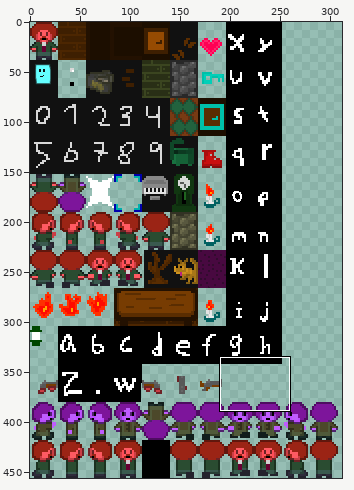
Two states of a sprite sheet, html/sprite.png. The picture above shows the old version from afar; the outline marks the close-up.
Close-up. Old version:
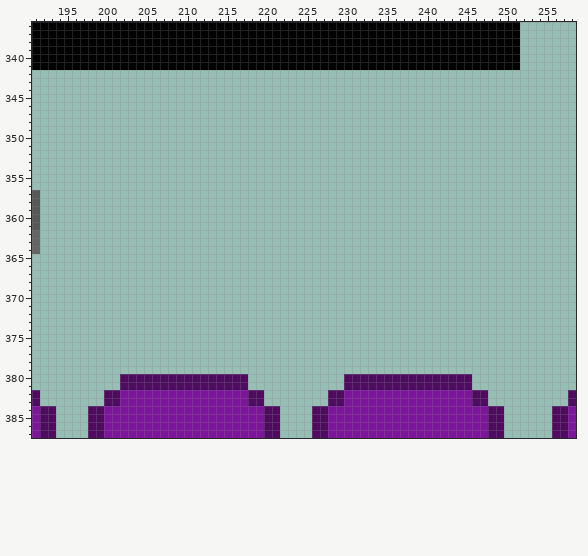
The file is 335x456 pixels. Colours within 5 levels of each other are drawn and written as one. Shown: x 191..258, y 336..387. The wide view leaves out empty margins.
Once edited:
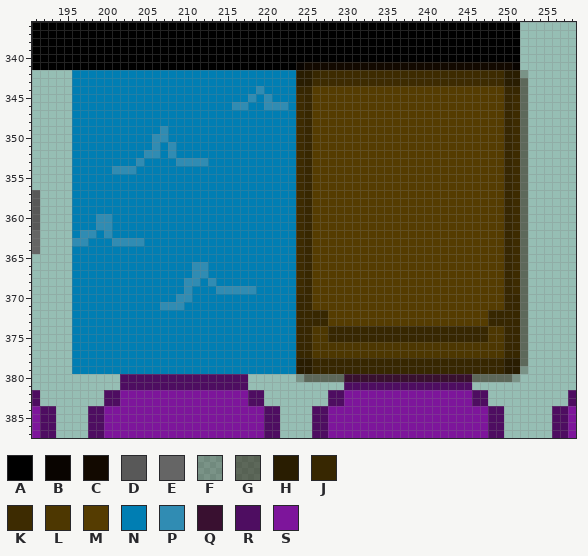
Palette (. is transparent): A #000000  B #090400  C #120900  D #585858  E #656565  F #25130140  G #25130180  H #291d01  J #372701  K #3d2b01  L #4d3701  M #553c01  N #007eb3  P #308cb3  Q #391030  R #4e0d61  S #7d159b
Changes in this commit:
y 341: x 224..251 AAAAAAAAAAAAAAAAAAAAAAAAAAAA -> BCCCCCCCCCCCCCCCCCCCCCCCCCCB
y 342: x 196..252 ......................................................... -> NNNNNNNNNNNNNNNNNNNNNNNNNNNNHHJKKKKKKKKKKKKKKKKKKKKKKKHHF
y 343: x 196..252 ......................................................... -> NNNNNNNNNNNNNNNNNNNNNNNNNNNNHHKKKKKKKKKKKKKKKKKKKKKKKKHHG
y 344: x 196..252 ......................................................... -> NNNNNNNNNNNNNNNNNNNNNNNPNNNNJJMMMMMMMMMMMMMMMMMMMMMMMMJJG
y 345: x 196..252 ......................................................... -> NNNNNNNNNNNNNNNNNNNNNNPNPNNNKJMMMMMMMMMMMMMMMMMMMMMMMMJKG
y 346: x 196..252 ......................................................... -> NNNNNNNNNNNNNNNNNNNNPPNNPPPNKJMMMMMMMMMMMMMMMMMMMMMMMMJKG
y 347..348: x 196..252 ......................................................... -> NNNNNNNNNNNNNNNNNNNNNNNNNNNNKJMMMMMMMMMMMMMMMMMMMMMMMMJKG
y 349: x 196..252 ......................................................... -> NNNNNNNNNNNPNNNNNNNNNNNNNNNNKJMMMMMMMMMMMMMMMMMMMMMMMMJKG
y 350: x 196..252 ......................................................... -> NNNNNNNNNNPPNNNNNNNNNNNNNNNNKJMMMMMMMMMMMMMMMMMMMMMMMMJKG
y 351: x 196..252 ......................................................... -> NNNNNNNNNNPNPNNNNNNNNNNNNNNNKJMMMMMMMMMMMMMMMMMMMMMMMMJKG
y 352: x 196..252 ......................................................... -> NNNNNNNNNPPNPNNNNNNNNNNNNNNNKJMMMMMMMMMMMMMMMMMMMMMMMMJKG
y 353: x 196..252 ......................................................... -> NNNNNNNNPNNNNPPPPNNNNNNNNNNNKJMMMMMMMMMMMMMMMMMMMMMMMMJKG
y 354: x 196..252 ......................................................... -> NNNNNPPPNNNNNNNNNNNNNNNNNNNNKJMMMMMMMMMMMMMMMMMMMMMMMMJKG
y 355..359: x 196..252 ......................................................... -> NNNNNNNNNNNNNNNNNNNNNNNNNNNNKJMMMMMMMMMMMMMMMMMMMMMMMMJKG
y 360..361: x 196..252 ......................................................... -> NNNPPNNNNNNNNNNNNNNNNNNNNNNNKJMMMMMMMMMMMMMMMMMMMMMMMMJKG
y 362: x 196..252 ......................................................... -> NPPNPNNNNNNNNNNNNNNNNNNNNNNNKJMMMMMMMMMMMMMMMMMMMMMMMMJKG
y 363: x 196..252 ......................................................... -> PPNNNPPPPNNNNNNNNNNNNNNNNNNNKJMMMMMMMMMMMMMMMMMMMMMMMMJKG
y 364..365: x 196..252 ......................................................... -> NNNNNNNNNNNNNNNNNNNNNNNNNNNNKJMMMMMMMMMMMMMMMMMMMMMMMMJKG
y 366..367: x 196..252 ......................................................... -> NNNNNNNNNNNNNNNPPNNNNNNNNNNNKJMMMMMMMMMMMMMMMMMMMMMMMMJKG
y 368: x 196..252 ......................................................... -> NNNNNNNNNNNNNNPPNPNNNNNNNNNNKJMMMMMMMMMMMMMMMMMMMMMMMMJKG
y 369: x 196..252 ......................................................... -> NNNNNNNNNNNNNNPNNNPPPPPNNNNNKJMMMMMMMMMMMMMMMMMMMMMMMMJKG
y 370: x 196..252 ......................................................... -> NNNNNNNNNNNNNPPNNNNNNNNNNNNNJJMMMMMMMMMMMMMMMMMMMMMMMMJJG
y 371: x 196..252 ......................................................... -> NNNNNNNNNNNPPPNNNNNNNNNNNNNNJJMMMMMMMMMMMMMMMMMMMMMMMMJJG
y 372..373: x 196..252 ......................................................... -> NNNNNNNNNNNNNNNNNNNNNNNNNNNNJJJJMMMMMMMMMMMMMMMMMMMMJJJJG
y 374..375: x 196..252 ......................................................... -> NNNNNNNNNNNNNNNNNNNNNNNNNNNNJJLLJJJJJJJJJJJJJJJJJJJJLLJJG
y 376..377: x 196..252 ......................................................... -> NNNNNNNNNNNNNNNNNNNNNNNNNNNNJJLLLLLLLLLLLLLLLLLLLLLLLLJJG
y 378: x 196..252 ......................................................... -> NNNNNNNNNNNNNNNNNNNNNNNNNNNNHHJJJJJJJJJJJJJJJJJJJJJJJJHHG
y 379: x 196..252 ......................................................... -> NNNNNNNNNNNNNNNNNNNNNNNNNNNNHHJJJJJJJJJJJJJJJJJJJJJJJJHHF
y 380: x 224..251 ......RRRRRRRRRRRRRRRR...... -> FGGGGGQQQQQQQQQQQQQQQQGGGGGF
Where, in picture pixels (left, top, right, bottom), the same in both close-ups:
changed: (72, 62, 528, 382)
